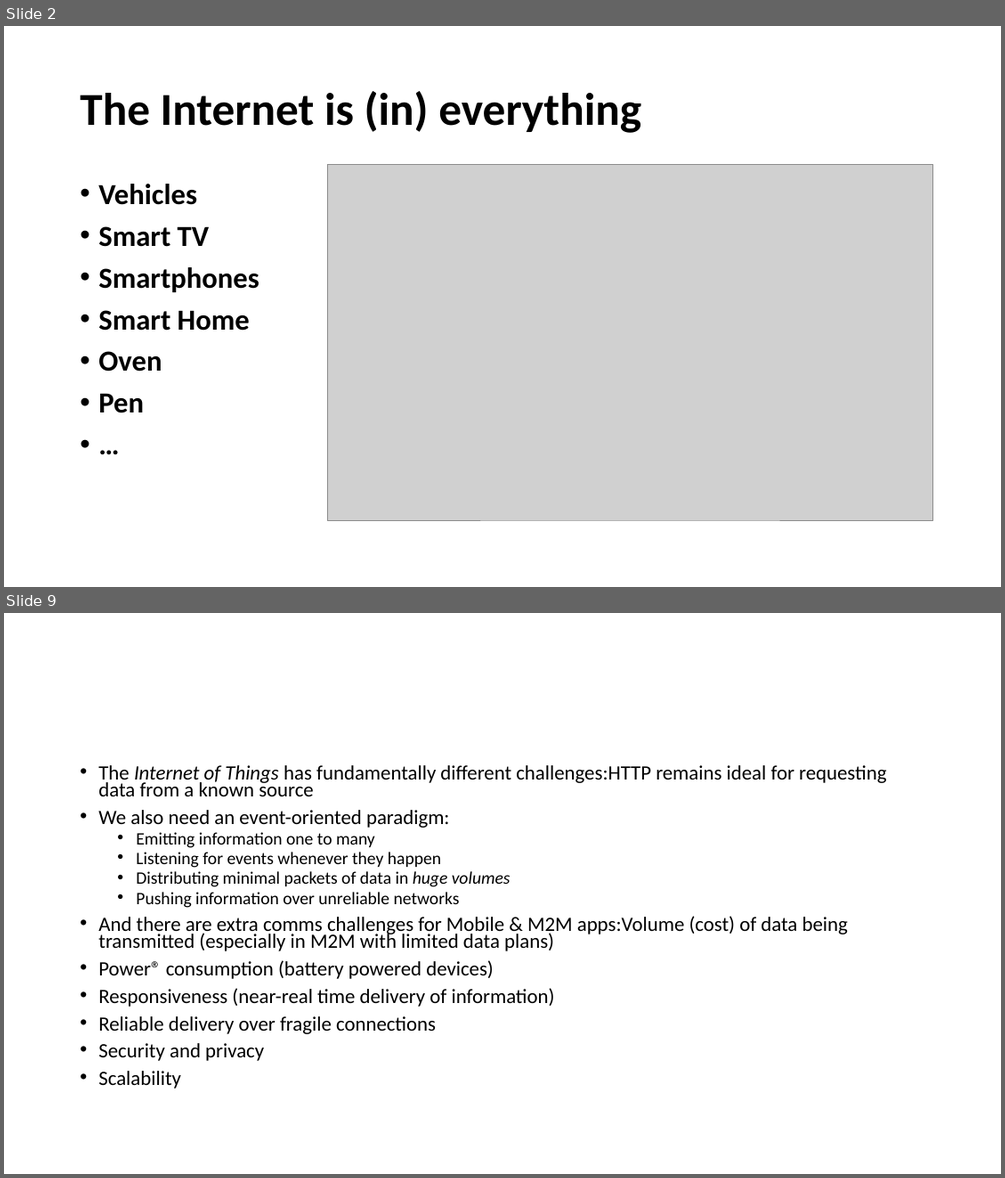
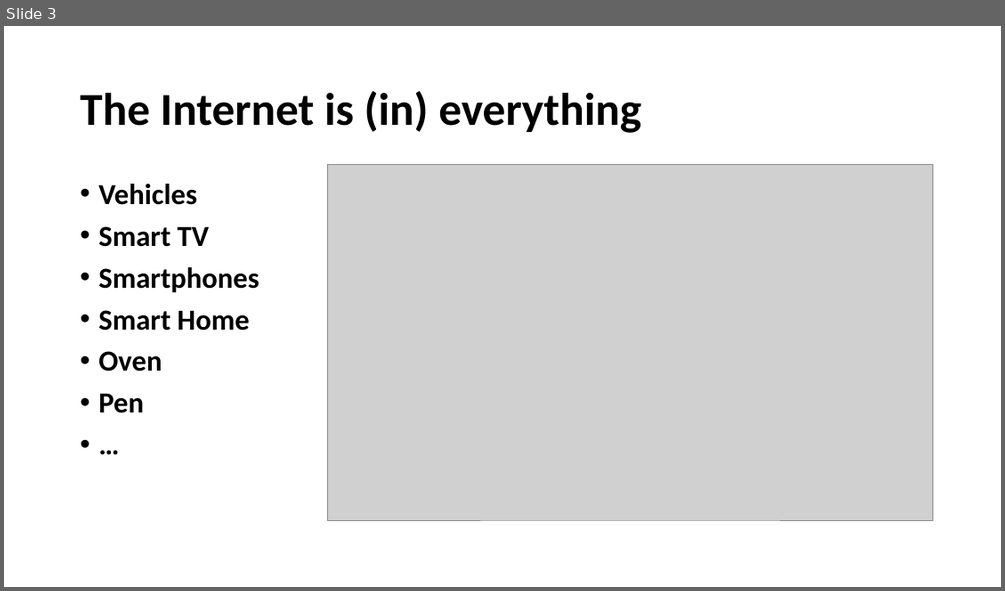
Before and after one commit to lephamtuyen/healthmonitoring, a slide deck: IBM_IoT.pptx. Shown one above the other, each under a label of ours: slides 2 and 9 before the commit, slide 3 after it; the slides between them are not shown. The pictures are 1005x1178 and 1005x591 pixels, drawn with LibreOffice and Linux fonts; fonts in the diff are those of the drawing; grey boxes stand for pictures. Boxes give left, top, right and bottom in pixels: in the first picture for what was removed or moved away, otherwise in the second. Text is boxed around its words. In the diff, an @@ line names an element or a change of style, - is before the commit and + after.

```diff
--- a/IBM_IoT.pptx
+++ b/IBM_IoT.pptx
@@ slide 9 removed at [4,613,1001,1174], background #FFFFFF @@
@@ text removed at [98,765,886,1088] @@
-• The Internet of Things has fundamentally different challenges:HTTP remains ideal for requesting data from a known source
-• We also need an event-oriented paradigm:
-  • Emitting information one to many
-  • Listening for events whenever they happen
-  • Distributing minimal packets of data in huge volumes
-  • Pushing information over unreliable networks
-• And there are extra comms challenges for Mobile & M2M apps:Volume (cost) of data being transmitted (especially in M2M with limited data plans)
-• Power® consumption (battery powered devices)
-• Responsiveness (near-real time delivery of information)
-• Reliable delivery over fragile connections
-• Security and privacy
-• Scalability
@@ what was slide 2 is now slide 3 @@
```
Also in this commit, not shown: 7 slides changed, 10 slides added, 4 other slides removed.
